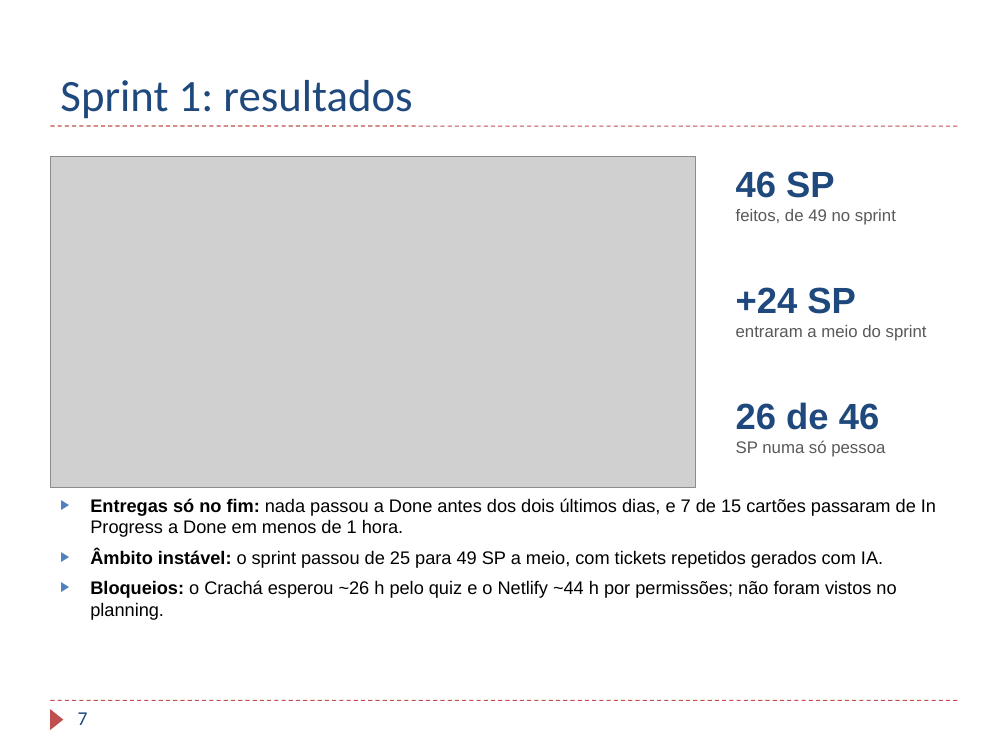
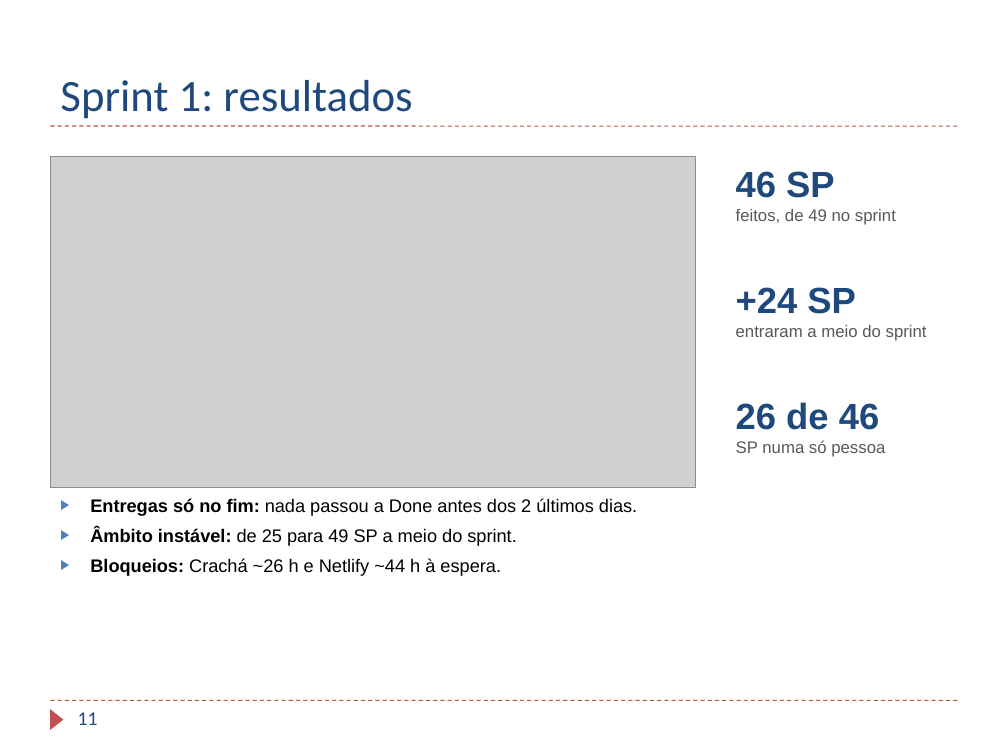
Before and after one commit to TaniaBmGuedes/MDS-TP4, a slide deck: slide 11 of entrega/07_Apresentacao_Final.pptx (slide 7 before the commit). Drawn at 1008x756 pixels with LibreOffice and Linux fonts; fonts in the diff are those of the drawing; grey boxes stand for pictures; background and template pictures are left out. Boxes give left, top, right and bottom in pixels: in the first picture for what was removed or moved away, otherwise in the second. Text is boxed around its words. In the diff, an @@ line names an element or a change of style, - is before the commit and + after.

Commit message:
Apresentação: introdução, processo com prints do Jira e do GitHub, dailies e menos texto por slide

```diff
--- a/entrega/07_Apresentacao_Final.pptx
+++ b/entrega/07_Apresentacao_Final.pptx
@@ text at (90,498,637,576): text changed @@
-▶ Entregas só no fim: nada passou a Done antes dos dois últimos dias, e 7 de 15 cartões passaram de In Progress a Done em menos de 1 hora.
-▶ Âmbito instável: o sprint passou de 25 para 49 SP a meio, com tickets repetidos gerados com IA.
-▶ Bloqueios: o Crachá esperou ~26 h pelo quiz e o Netlify ~44 h por permissões; não foram vistos no planning.
+▶ Entregas só no fim: nada passou a Done antes dos 2 últimos dias.
+▶ Âmbito instável: de 25 para 49 SP a meio do sprint.
+▶ Bloqueios: Crachá ~26 h e Netlify ~44 h à espera.
@@ page number at (78,712,98,725): text changed @@
-7
+11
```
Also in this commit, not shown: 6 other slides changed, 4 slides added.
